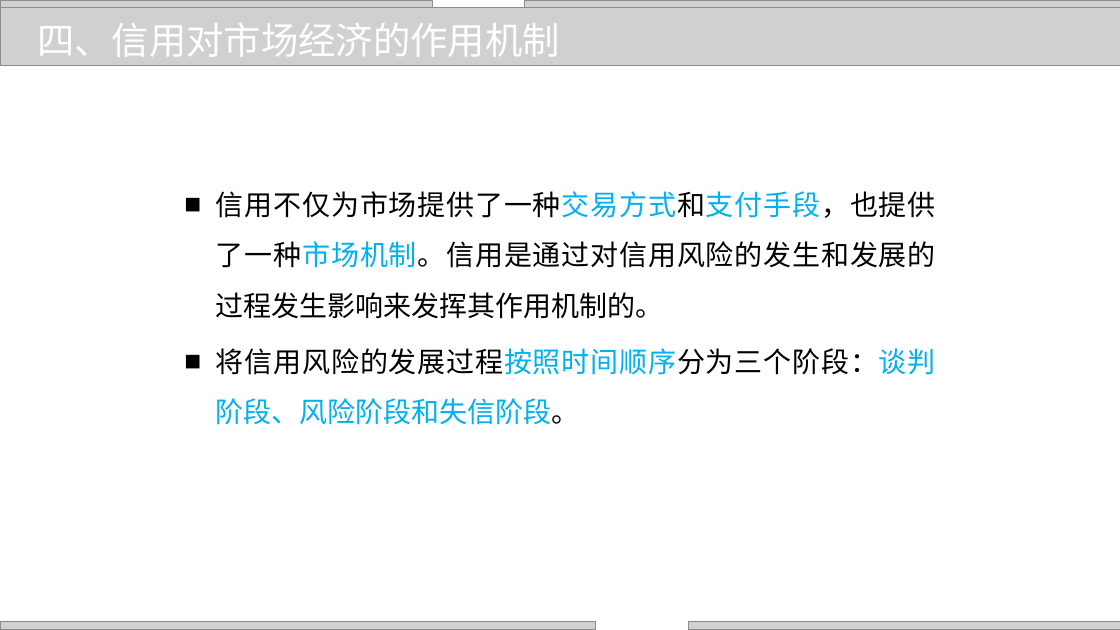
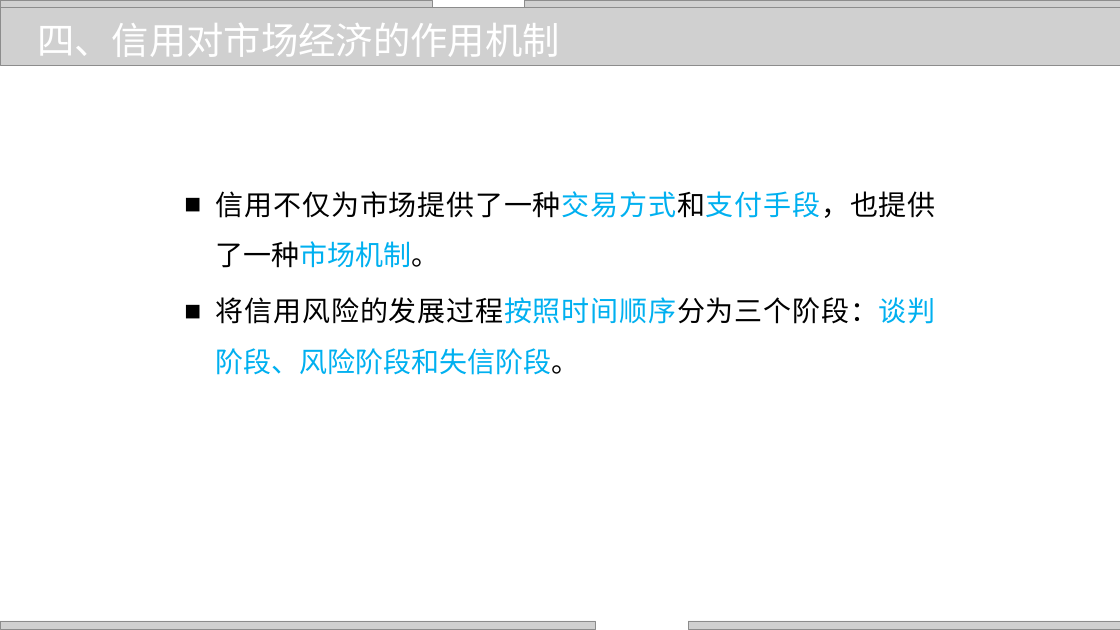
Before and after one commit to zhangjianzhang/internet_credit, a slide deck: slide 16 of files/slides/lecture_2.pptx. Drawn at 1120x630 pixels with LibreOffice and Linux fonts; fonts in the diff are those of the drawing; grey boxes stand for pictures; background and template pictures are left out. Boxes give left, top, right and bottom in pixels: in the first picture for what was removed or moved away, otherwise in the second. Text is boxed around its words. In the diff, an @@ line names an element or a change of style, - is before the commit and + after.

```diff
--- a/files/slides/lecture_2.pptx
+++ b/files/slides/lecture_2.pptx
@@ text at (x1=216, y1=191, x2=936, y2=268): text changed @@
-■ 信用不仅为市场提供了一种交易方式和支付手段，也提供了一种市场机制。信用是通过对信用风险的发生和发展的过程发生影响来发挥其作用机制的。
+■ 信用不仅为市场提供了一种交易方式和支付手段，也提供了一种市场机制。
```
Also in this commit, not shown: 5 other slides changed, 9 other files.
